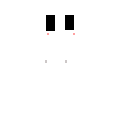
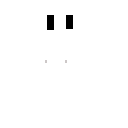
Revision of a layered 128×128 image; what changed, layer by layer:
pixels changed over [46, 15, 75, 35] (layer not identified)
